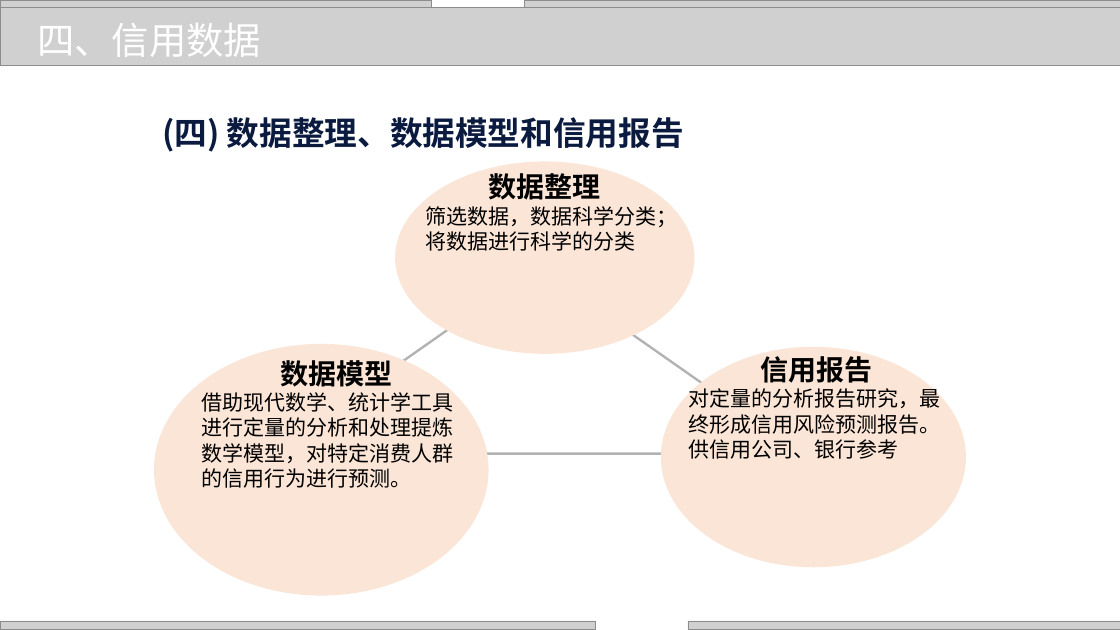
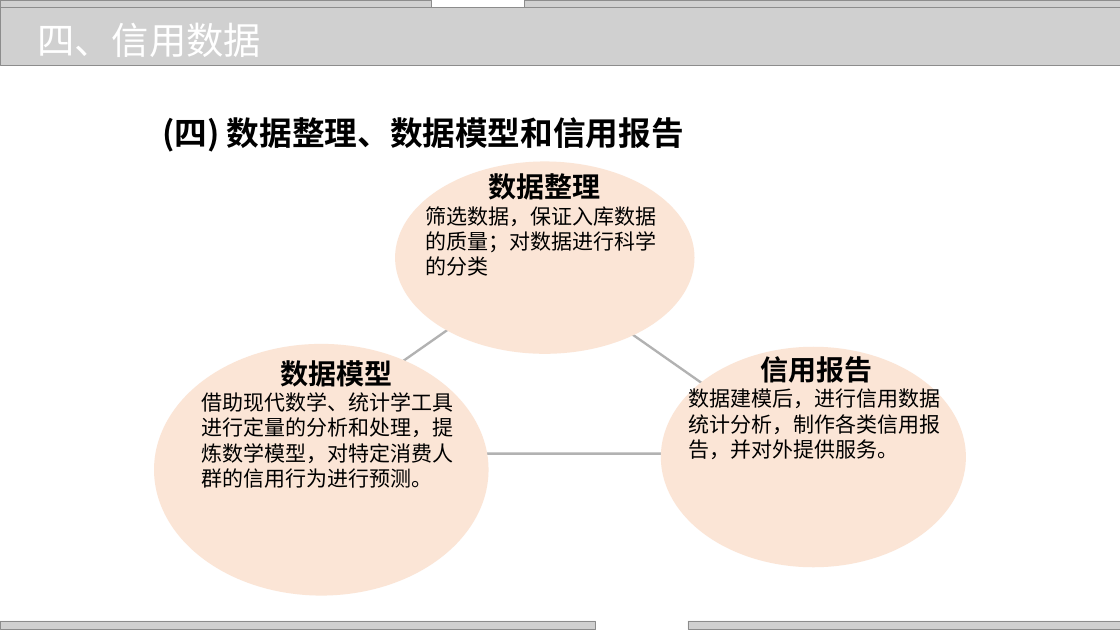
Before and after one commit to zhangjianzhang/internet_credit, a slide deck: slide 12 of files/slides/lecture_5.pptx. Drawn at 1120x630 pixels with LibreOffice and Linux fonts; fonts in the diff are those of the drawing; grey boxes stand for pictures; background and template pictures are left out. Boxes give left, top, right and bottom in pixels: in the first picture for what was removed or moved away, otherwise in the second. Text is boxed around its words. In the diff, an @@ line names an element or a change of style, - is before the commit and + after.

```diff
--- a/files/slides/lecture_5.pptx
+++ b/files/slides/lecture_5.pptx
@@ text "(四) 数据整理、数据模型和信用报告" at (162,117,684,152): text colour #0B1A3F to #000000 @@
@@ text at (426,206,657,276): text changed @@
-筛选数据，数据科学分类；将数据进行科学的分类
+筛选数据，保证入库数据的质量；对数据进行科学的分类
@@ text at (202,389,454,488): text changed @@
-借助现代数学、统计学工具进行定量的分析和处理提炼数学模型，对特定消费人群的信用行为进行预测。
+借助现代数学、统计学工具进行定量的分析和处理，提炼数学模型，对特定消费人群的信用行为进行预测。
@@ text at (689,386,941,459): text changed @@
-对定量的分析报告研究，最终形成信用风险预测报告。供信用公司、银行参考
+数据建模后，进行信用数据统计分析，制作各类信用报告，并对外提供服务。
```
Also in this commit, not shown: 19 other slides changed, 11 other files.
